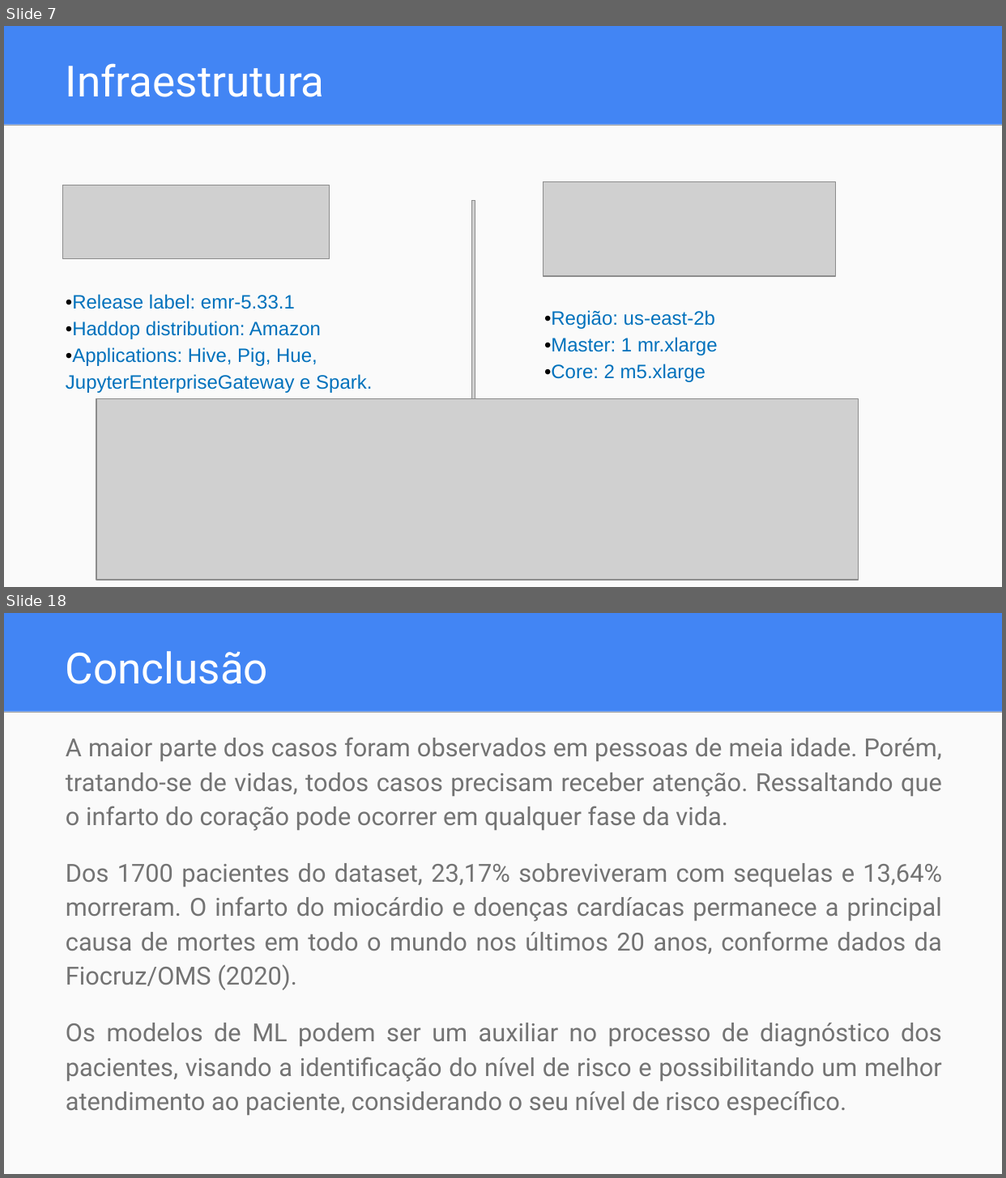
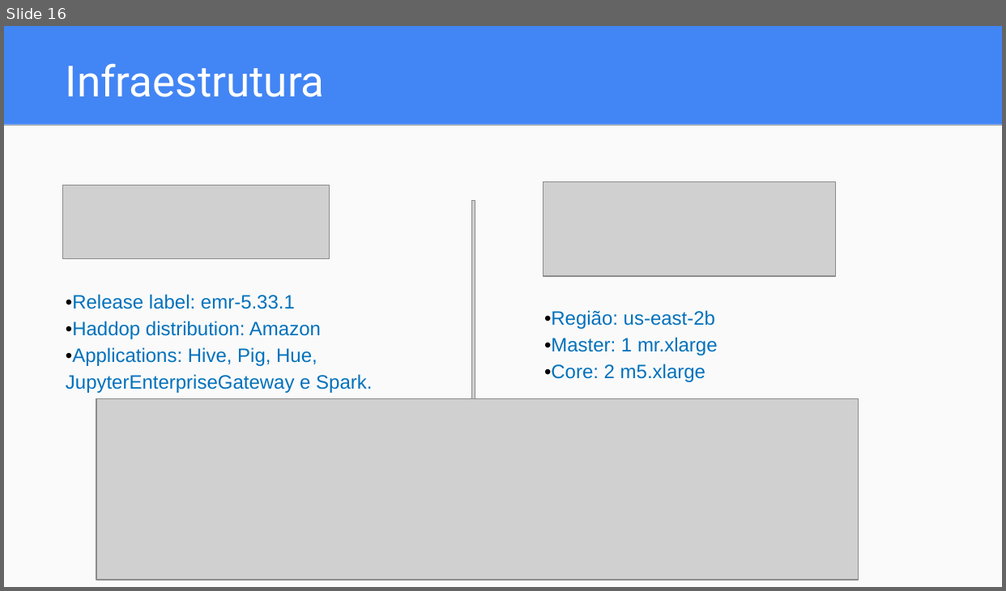
Before and after one commit to dwelcaslu/IFSP-Projeto-Interdisciplinar-2021.02, a slide deck: reports/Apresentação - Projeto Interdisciplinar.pptx. Shown one above the other, each under a label of ours: slides 7 and 18 before the commit, slide 16 after it; the slides between them are not shown. The pictures are 1006x1178 and 1006x591 pixels, drawn with LibreOffice and Linux fonts; fonts in the diff are those of the drawing; grey boxes stand for pictures. Boxes give left, top, right and bottom in pixels: in the first picture for what was removed or moved away, otherwise in the second. Text is boxed around its words. In the diff, an @@ line names an element or a change of style, - is before the commit and + after.

```diff
--- a/reports/Apresentação - Projeto Interdisciplinar.pptx
+++ b/reports/Apresentação - Projeto Interdisciplinar.pptx
@@ slide 18 removed at box(4, 613, 1002, 1174), background #4285F4; not listed: 2 template elements that a slide beside it also shows @@
@@ title removed at box(66, 651, 268, 684) @@
-Conclusão
@@ text removed at box(66, 737, 942, 1115) @@
-A maior parte dos casos foram observados em pessoas de meia idade. Porém, tratando-se de vidas, todos casos precisam receber atenção. Ressaltando que o infarto do coração pode ocorrer em qualquer fase da vida.
-Dos 1700 pacientes do dataset, 23,17% sobreviveram com sequelas e 13,64% morreram. O infarto do miocárdio e doenças cardíacas permanece a principal causa de mortes em todo o mundo nos últimos 20 anos, conforme dados da Fiocruz/OMS (2020).
-Os modelos de ML podem ser um auxiliar no processo de diagnóstico dos pacientes, visando a identificação do nível de risco e possibilitando um melhor atendimento ao paciente, considerando o seu nível de risco específico.
@@ what was slide 7 is now slide 16 @@
```
Also in this commit, not shown: 9 slides changed, 15 slides added, 8 other slides removed, 2 other files.
